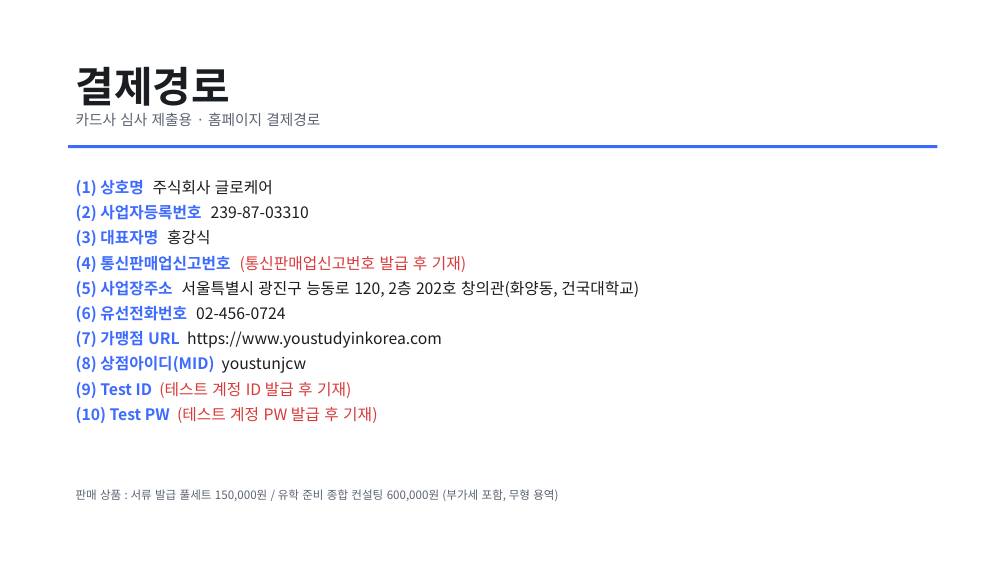
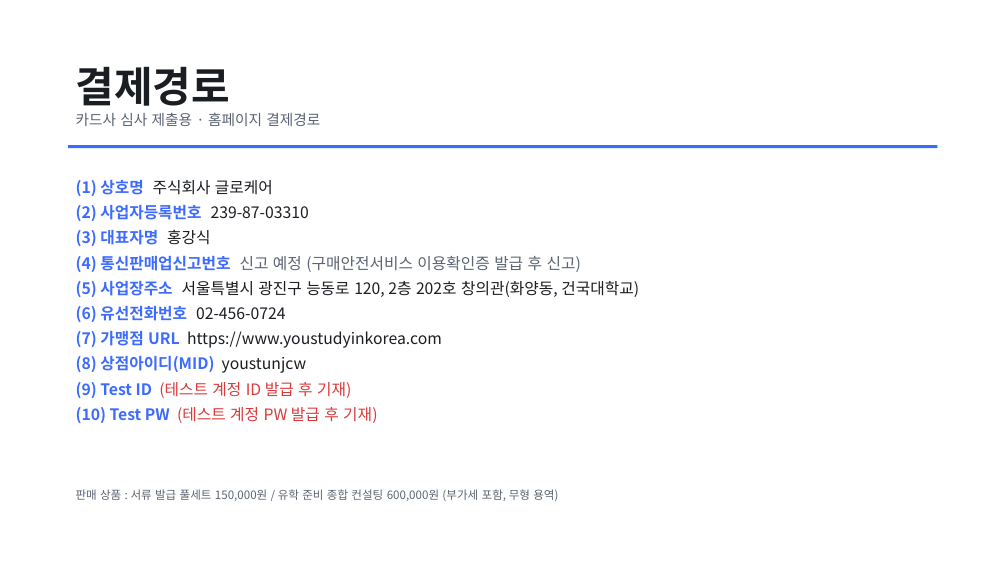
Before and after one commit to byron-glocare/byron-glocare-repo, a slide deck: slide 1 of docs/toss-review/결제경로_글로케어.pptx. Drawn at 1008x567 pixels with LibreOffice and Linux fonts; fonts in the diff are those of the drawing. Boxes give left, top, right and bottom in pixels: in the first picture for what was removed or moved away, otherwise in the second. Text is boxed around its words. In the diff, an @@ line names an element or a change of style, - is before the commit and + after.

Commit message:
docs(toss): 통신판매업신고번호를 결격이 아니라 진행 상태로 표기
순서가 반대였다 — PG 심사를 통과해야 구매안전서비스 이용확인증이 나오고,
그걸 구청에 내야 신고번호가 나온다. 심사 시점에 비어 있는 게 정상이고
토스 담당자 확인도 받았다.

- PPT 표지: 붉은 "(발급 후 기재)" → 회색 "신고 예정 (구매안전서비스
  이용확인증 발급 후 신고)". 실제로 못 채우는 값을 결격처럼 보이게 두면
  심사자가 누락으로 읽는다.
- 하단정보 슬라이드의 "'준비 중'이면 반려" 경고 문구도 같은 취지로 교체.
- 회신 초안·README: 남은 준비물에서 빼고 이유를 적었다. 남은 건 테스트 계정뿐.
- company.ts: 왜 비어 있는지 주석에 순서를 남겼다.

```diff
--- a/docs/toss-review/결제경로_글로케어.pptx
+++ b/docs/toss-review/결제경로_글로케어.pptx
@@ text at box(76, 256, 581, 272): text changed; text colour #D93B3B to #5B6472 @@
-(4) 통신판매업신고번호 (통신판매업신고번호 발급 후 기재)
+(4) 통신판매업신고번호 신고 예정 (구매안전서비스 이용확인증 발급 후 신고)
```
Also in this commit, not shown: 1 other slide changed, 4 other files.
